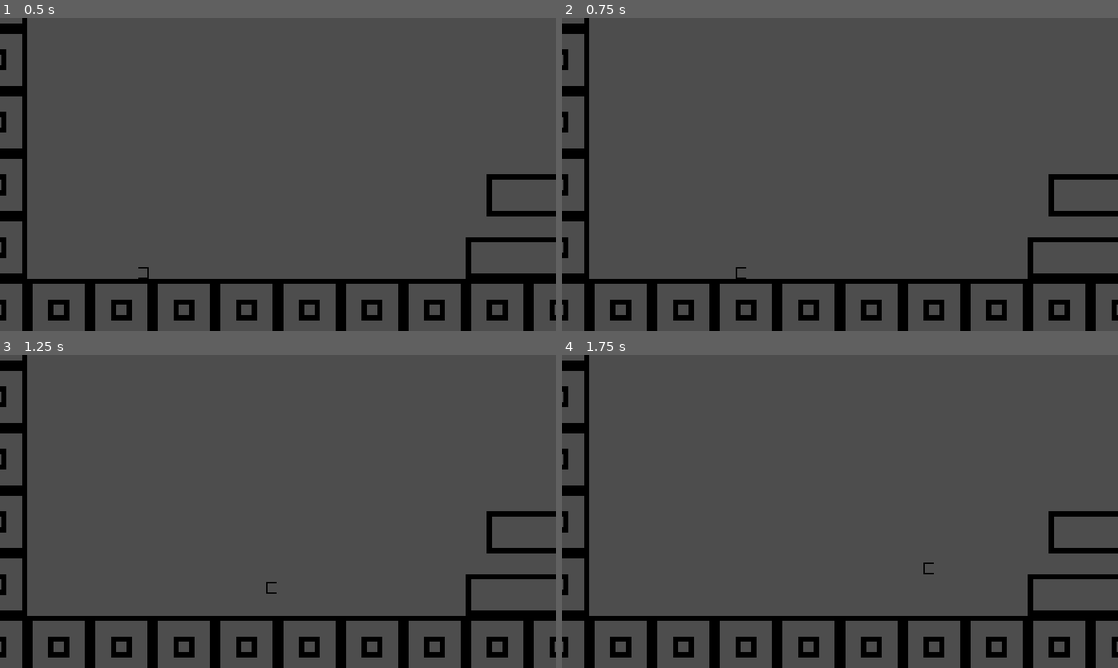
Above: before the commit, frames 1-4 (two rows, left to right).
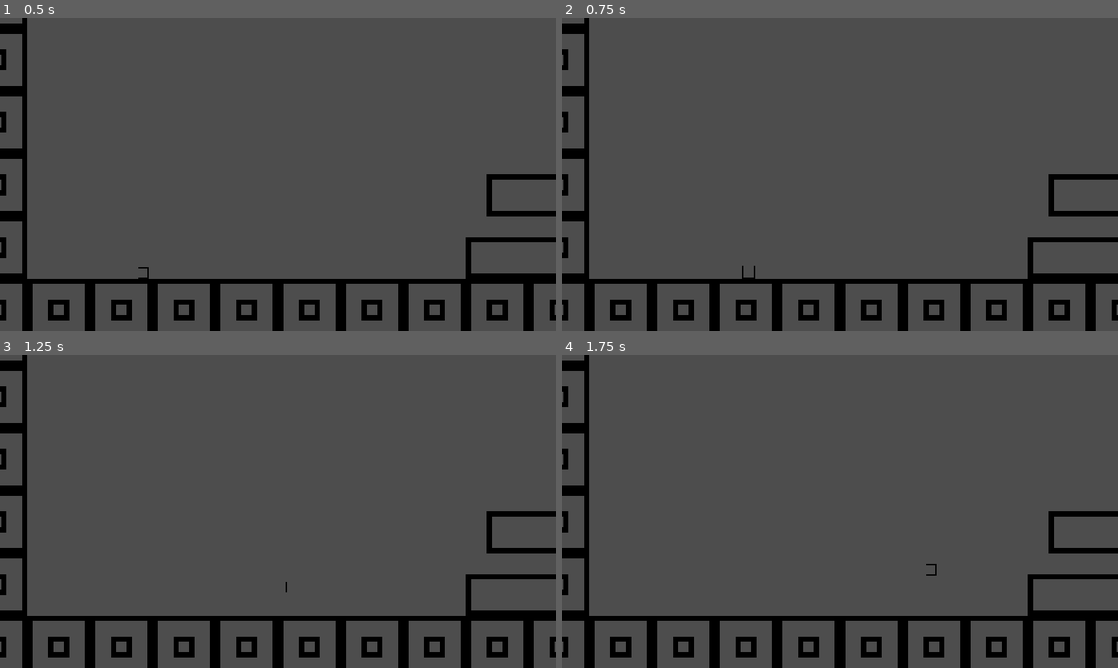
Above: after the commit, the same moments.

Repository: Enoxboo/Tiny-Giant
Game: Godot game, scene res://Levels/test_scene.tscn
The game is run twice, just before and just after one commit, with the same random seed, the same clock (stepped at 60 frames per second) and the same inputs.
Inputs:
- Up to frame 1 (0.5 s): no input
- Up to frame 2 (0.75 s): hold D (move_right) from 0.53 s (still down); hold Up (enlarge, bound only after the commit) from 0.53 s (still down)
- Up to frame 3 (1.25 s): keep holding D (move_right); keep holding Up (enlarge, bound only after the commit); tap Space (jump) at 0.77 s; tap Down (shrink, bound only after the commit) at 0.8 s
- Up to frame 4 (1.75 s): keep holding D (move_right); release Up (enlarge, bound only after the commit) at 1.28 s; tap Down (shrink, bound only after the commit) at 1.35 s; tap Space (jump) at 1.52 s; tap Up (enlarge, bound only after the commit) at 1.55 s

Frame 1 is identical in both runs. In frame 2, less than 0.1% of the frame differs, in the area x 31-35%, y 79-84%; in frame 3, less than 0.1%; in frame 4, less than 0.1%, in the area x 65-68%, y 66-71%.

Commit message:
feat: add core mechanic

Diff:
--- a/Player/States/falling.gd
+++ b/Player/States/falling.gd
@@ -3,7 +3,7 @@
 
 func physics_update(delta: float) -> void:
 	var input_direction_x: float = Input.get_axis("move_left","move_right")
-	player.velocity.x = player.data.air_speed * input_direction_x
+	player.velocity.x = player.data.air_speed * player.scale_modifier * input_direction_x
 	PhysicsUtils.apply_gravity(player.data.gravity, delta, player)
 	player.move_and_slide()
 
--- a/Player/States/jumping.gd
+++ b/Player/States/jumping.gd
@@ -7,7 +7,7 @@
 
 func physics_update(delta: float) -> void:
 	var input_direction_x: float = Input.get_axis("move_left","move_right")
-	player.velocity.x = player.data.speed * input_direction_x
+	player.velocity.x = player.data.speed * player.scale_modifier * input_direction_x
 	PhysicsUtils.apply_gravity(player.data.gravity, delta, player)
 	player.move_and_slide()
 
--- a/Player/States/running.gd
+++ b/Player/States/running.gd
@@ -3,7 +3,7 @@
 
 func physics_update(delta: float) -> void:
 	var input_direction_x: float = Input.get_axis("move_left","move_right")
-	player.velocity.x = player.data.speed * input_direction_x
+	player.velocity.x = player.data.speed * player.scale_modifier * input_direction_x
 	PhysicsUtils.apply_gravity(player.data.gravity, delta, player)
 	player.move_and_slide()
 
--- a/Player/player.gd
+++ b/Player/player.gd
@@ -1,4 +1,23 @@
 extends CharacterBody2D
 class_name Player
 
+signal scale_changed(new_scale_modifier: float)
+
+@onready var sprite: Sprite2D = $Sprite
+
 @export var data: PlayerData
+
+var scale_modifier: float = 1.0
+
+
+func _input(event: InputEvent) -> void:
+	if event.is_action_pressed("enlarge") and scale_modifier < 2.0:
+		scale_modifier += 0.2
+		scale_changed.emit(scale_modifier)
+	elif event.is_action_pressed("shrink") and scale_modifier > 0.2:
+		scale_modifier -= 0.2
+		scale_changed.emit(scale_modifier)
+
+
+func _on_scale_changed(new_scale_modifier: float) -> void:
+	self.scale = Vector2(new_scale_modifier, new_scale_modifier)
--- a/Player/player.tscn
+++ b/Player/player.tscn
@@ -71,3 +71,5 @@
 [node name="Falling" type="Node" parent="StateMachine" unique_id=471194529]
 script = ExtResource("8_5htga")
 metadata/_custom_type_script = "uid://bjnym1b04ldr6"
+
+[connection signal="scale_changed" from="." to="." method="_on_scale_changed"]
--- a/Utils/physics_utils.gd
+++ b/Utils/physics_utils.gd
@@ -4,4 +4,4 @@
 
 static func apply_gravity(gravity: float, delta: float, parent: CharacterBody2D) -> void:
 	if not parent.is_on_floor():
-		parent.velocity.y += gravity * delta
+		parent.velocity.y += gravity * parent.scale_modifier * delta
--- a/project.godot
+++ b/project.godot
@@ -49,6 +49,16 @@
 "events": [Object(InputEventKey,"resource_local_to_scene":false,"resource_name":"","device":-1,"window_id":0,"alt_press …(191 unchanged characters)…
 ]
 }
+enlarge={
+"deadzone": 0.2,
+"events": [Object(InputEventKey,"resource_local_to_scene":false,"resource_name":"","device":-1,"window_id":0,"alt_pressed":false,"shift_pressed":false,"ctrl_pressed":false,"meta_pressed":false,"pressed":false,"keycode":0,"physical_keycode":4194320,"key_label":0,"unicode":0,"location":0,"echo":false,"script":null)
+]
+}
+shrink={
+"deadzone": 0.2,
+"events": [Object(InputEventKey,"resource_local_to_scene":false,"resource_name":"","device":-1,"window_id":0,"alt_pressed":false,"shift_pressed":false,"ctrl_pressed":false,"meta_pressed":false,"pressed":false,"keycode":0,"physical_keycode":4194322,"key_label":0,"unicode":0,"location":0,"echo":false,"script":null)
+]
+}
 
 [layer_names]
 
